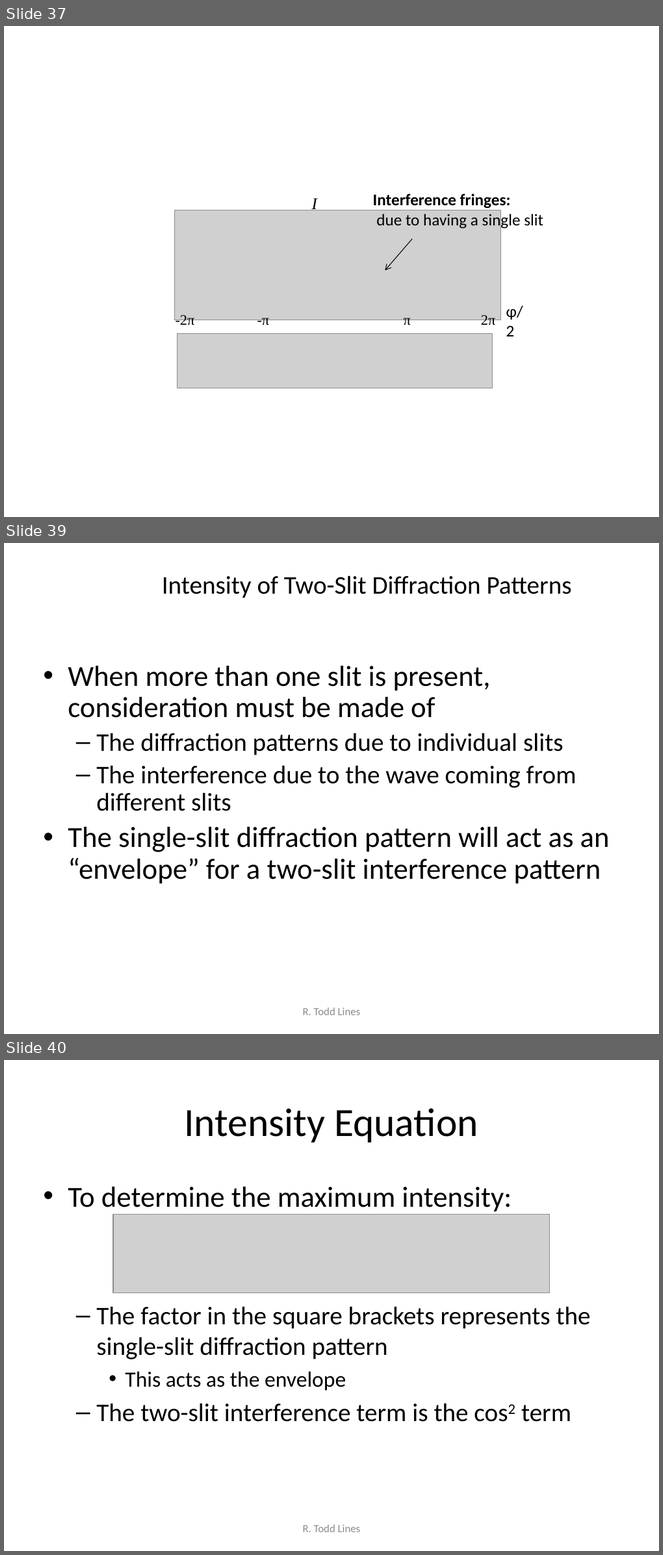
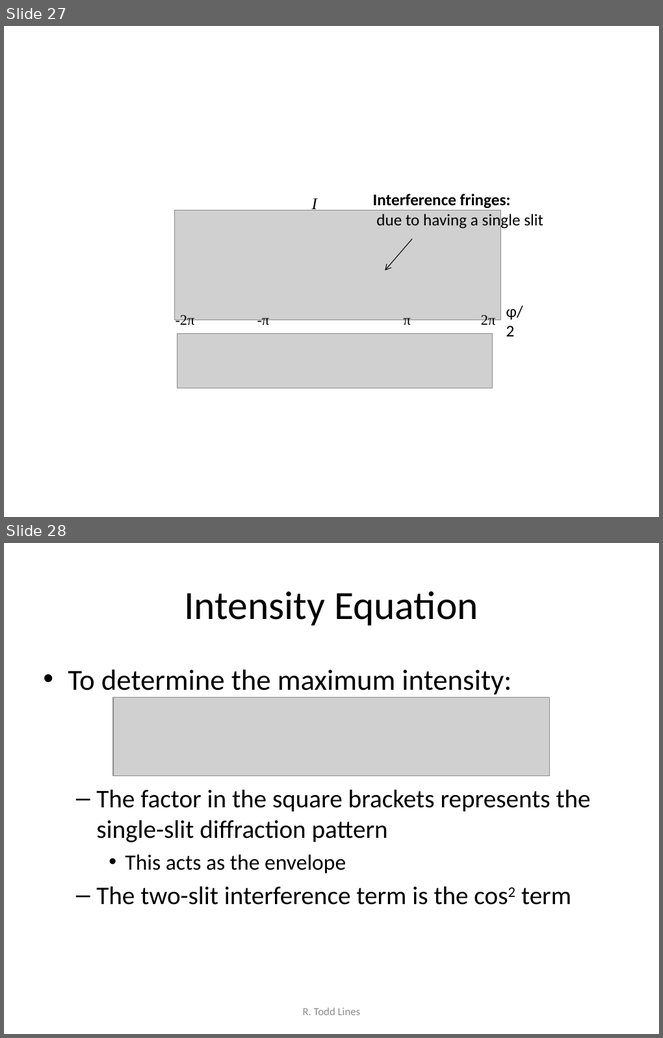
Before and after one commit to rtlines/PH223-Engineering-Physics, a slide deck: Slides/PH223_Lecture_11.pptx. Shown one above the other, each under a label of ours: slides 37, 39 and 40 before the commit, slides 27 and 28 after it; the slides between them are not shown. The pictures are 663x1555 and 663x1038 pixels, drawn with LibreOffice and Linux fonts; fonts in the diff are those of the drawing; grey boxes stand for pictures. Boxes give left, top, right and bottom in pixels: in the first picture for what was removed or moved away, otherwise in the second. Text is boxed around its words. In the diff, an @@ line names an element or a change of style, - is before the commit and + after.

```diff
--- a/Slides/PH223_Lecture_11.pptx
+++ b/Slides/PH223_Lecture_11.pptx
@@ slide 39 removed at (4, 543, 659, 1034), background #FFFFFF @@
@@ title removed at (162, 575, 572, 598) @@
-Intensity of Two-Slit Diffraction Patterns
@@ text removed at (68, 666, 610, 884) @@
-• When more than one slit is present, consideration must be made of
-  – The diffraction patterns due to individual slits
-  – The interference due to the wave coming from different slits
-• The single-slit diffraction pattern will act as an “envelope” for a two-slit interference pattern
@@ text removed at (303, 1008, 361, 1016) @@
-R. Todd Lines
@@ what was slide 37 is now slide 27 @@
@@ what was slide 40 is now slide 28 @@
```
Also in this commit, not shown: 11 other slides removed, 16 other files.
